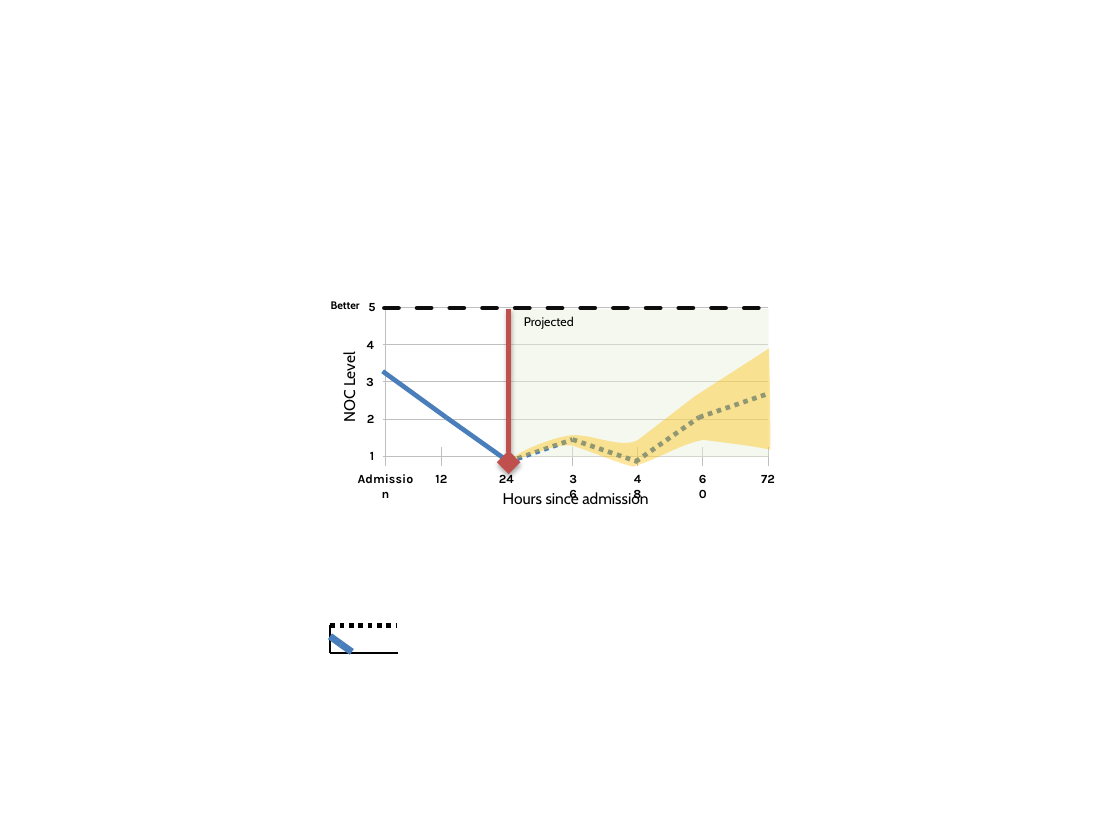
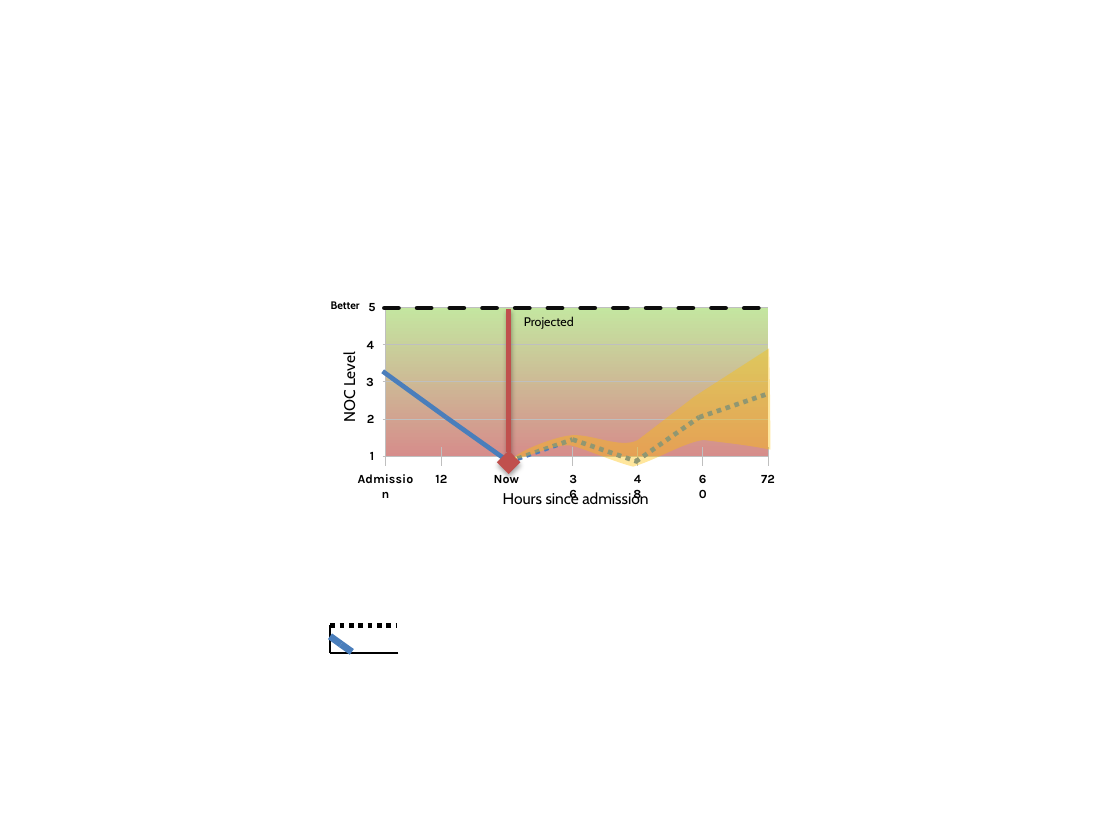
Before and after one commit to kinshukg/febretpository, a slide deck: slide 1 of HANDS/trunk/data/Design.pptx. Drawn at 1120x840 pixels with LibreOffice and Linux fonts; fonts in the diff are those of the drawing. Boxes give left, top, right and bottom in pixels: in the first picture for what was removed or moved away, otherwise in the second. Text is boxed around its words. In the diff, an @@ line names an element or a change of style, - is before the commit and + after.

```diff
--- a/HANDS/trunk/data/Design.pptx
+++ b/HANDS/trunk/data/Design.pptx
@@ rectangle added at [385, 308, 768, 457], fill gradient #C4E6A0 to #D68D8B @@
@@ rectangle removed at [508, 309, 768, 457] @@
@@ text added at [494, 472, 519, 483], 8 pt, text #000000, bold @@
+Now
@@ text removed at [499, 472, 514, 483] @@
-24
```
Also in this commit, not shown: 2 other slides changed, 3 slides added, 8 slides removed, 6 other files.
